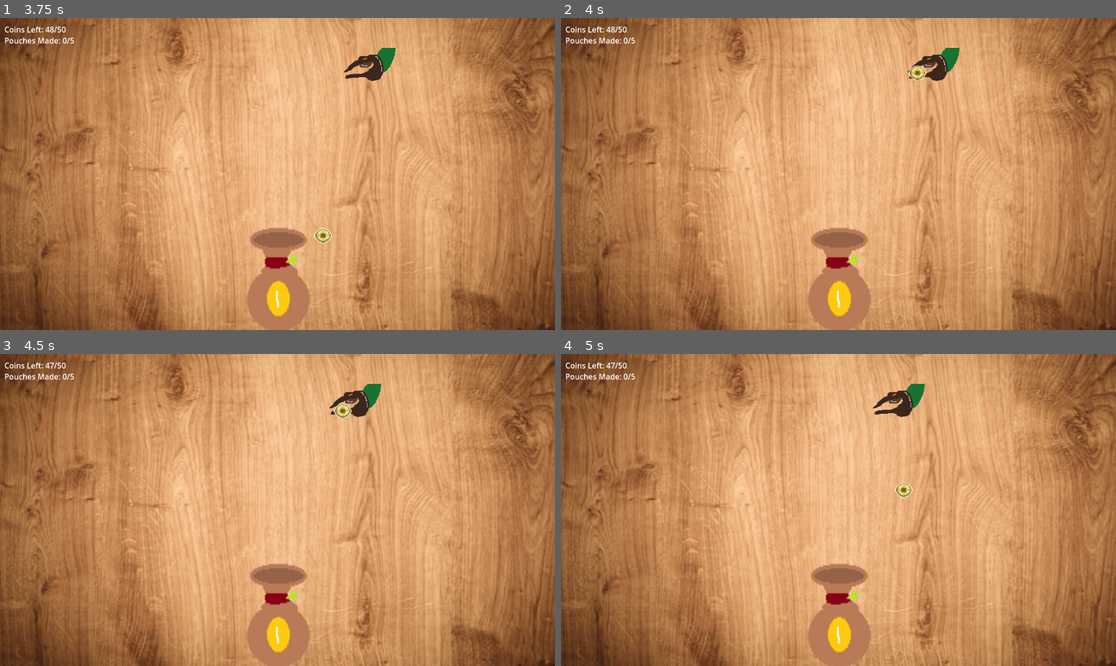
Above: before the commit, frames 1-4 (two rows, left to right).
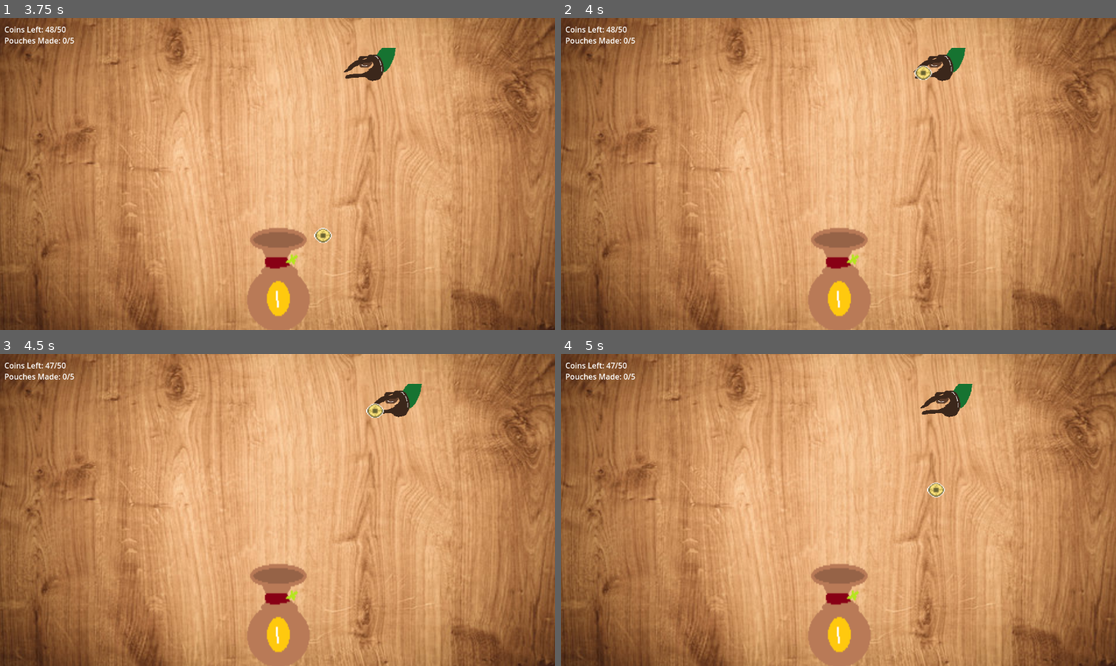
Above: after the commit, the same moments.

Repository: FKimball/2D-Game-Project
Game: Godot game, scene res://main.tscn
Same seed, same stepped clock (60 frames per second), same inputs: the game is played once before the commit and once after it. The engine's default icon, where the game draws it, is replaced by a stand-in: a white triangle on a blue panel in a dark square.
Inputs:
- Up to frame 1 (3.75 s): tap Enter (ui_accept) at 0.5, 0.77, 0.8, 1.07, 1.35, 1.52, 1.82, 2.3, 3.02, 3.32, 3.6 s; hold Right (ui_right) 0.53-2.03 s; tap Space (DropCoin) at 0.6, 1.55, 2.1, 2.85 s; hold Left (ui_left) 2.03-2.78 s; hold Right (ui_right) from 2.78 s (still down)
- Up to frame 2 (4 s): keep holding Right (ui_right); tap Enter (ui_accept) at 3.77 s
- Up to frame 3 (4.5 s): tap Enter (ui_accept) at 4.07 s; release Right (ui_right) at 4.28 s; hold Left (ui_left) from 4.28 s (still down); tap Space (DropCoin) at 4.35 s
- Up to frame 4 (5 s): keep holding Left (ui_left); tap Enter (ui_accept) at 4.52, 4.82 s

Frame 1 is identical in both runs. In frame 2, 0.5% of the frame differs, in the area x 62-73%, y 9-21%; in frame 3, 1.2%; in frame 4, 1.3%, in the area x 56-75%, y 9-47%.

Commit message:
Fully completed coin minigame
Added sound effects, win/loss screens with associated behaviors

Diff:
--- /dev/null
+++ b/2D Game Project/final_level/audio_stream_fail.gd
@@ -0,0 +1,16 @@
+extends AudioStreamPlayer2D
+
+
+# Called when the node enters the scene tree for the first time.
+func _ready() -> void:
+	pass # Replace with function body.
+
+
+# Called every frame. 'delta' is the elapsed time since the previous frame.
+func _process(delta: float) -> void:
+	pass
+
+
+
+func _on_coin_no_speed_up() -> void:
+	play() # Replace with function body.
--- /dev/null
+++ b/2D Game Project/final_level/audio_stream_player_2d.gd
@@ -0,0 +1,26 @@
+extends AudioStreamPlayer2D
+
+var playsound = true
+# Called when the node enters the scene tree for the first time.
+func _ready() -> void:
+	pass # Replace with function body.
+
+
+# Called every frame. 'delta' is the elapsed time since the previous frame.
+func _process(delta: float) -> void:
+	pass
+
+
+func _on_coin_speed_up() -> void:
+	if playsound == true:
+		play(0.0) # Replace with function body.
+
+
+
+func _on_pouch_dontplaysfx() -> void:
+	playsound = false
+	$SoundTimer.start()
+
+
+func _on_sound_timer_timeout() -> void:
+	playsound = true # Replace with function body.
--- a/2D Game Project/final_level/coindropper.tscn
+++ b/2D Game Project/final_level/coindropper.tscn
@@ -7,7 +7,11 @@
 [ext_resource type="Script" path="res://timer.gd" id="4_o1da5"]
 [ext_resource type="Texture2D" uid="uid://codkulxijnshv" path="res://Assets/Pouch.png" id="4_offin"]
 [ext_resource type="Script" path="res://pouch.gd" id="5_k2hqk"]
+[ext_resource type="AudioStream" uid="uid://ng246tpwyudt" path="res://Assets/coin_success.mp3" id="5_leoer"]
 [ext_resource type="Texture2D" uid="uid://bh26v7htpr0uv" path="res://Assets/PouchFull.png" id="5_wjcx5"]
+[ext_resource type="Script" path="res://audio_stream_player_2d.gd" id="6_p7iyk"]
+[ext_resource type="AudioStream" uid="uid://dhl62r34s1qwk" path="res://Assets/coin_fail.mp3" id="7_58qgw"]
+[ext_resource type="Script" path="res://audio_stream_fail.gd" id="7_raqij"]
 [ext_resource type="Texture2D" uid="uid://c1p1wop1ao60x" path="res://Assets/wood_bg.jpg" id="8_g1js7"]
 
 [sub_resource type="RectangleShape2D" id="RectangleShape2D_qnw3g"]
@@ -114,7 +118,7 @@
 scale = Vector2(2.41882, 1.87778)
 texture = ExtResource("8_g1js7")
 
-[node name="Button" type="Button" parent="."]
+[node name="MakePouch" type="Button" parent="."]
 offset_left = 663.0
 offset_top = 504.0
 offset_right = 886.0
@@ -122,11 +126,53 @@
 text = "POUCH FULL!
 GRAB A NEW ONE"
 
+[node name="SucessCoin" type="AudioStreamPlayer2D" parent="."]
+position = Vector2(580.5, 430)
+scale = Vector2(2.41882, 1.87778)
+stream = ExtResource("5_leoer")
+pitch_scale = 1.3
+script = ExtResource("6_p7iyk")
+
+[node name="SoundTimer" type="Timer" parent="SucessCoin"]
+wait_time = 2.6
+one_shot = true
+
+[node name="FailCoin" type="AudioStreamPlayer2D" parent="."]
+position = Vector2(576.5, 674)
+scale = Vector2(2.41882, 1.87778)
+stream = ExtResource("7_58qgw")
+pitch_scale = 1.6
+script = ExtResource("7_raqij")
+
+[node name="WinButton" type="Button" parent="."]
+offset_left = 455.0
+offset_top = 240.0
+offset_right = 695.0
+offset_bottom = 344.0
+text = "WELL DONE! LET'S GO
+DISTRIBUTE THE COINS!"
+
+[node name="ResetButton" type="Button" parent="."]
+offset_left = 455.0
+offset_top = 242.0
+offset_right = 695.0
+offset_bottom = 342.0
+text = "YOU DID NOT MAKE
+ ENOUGH COIN POUCHES!
+
+TRY AGAIN"
+
 [connection signal="body_entered" from="Area2D Nothing" to="Coin" method="_on_area_2d_nothing_body_entered"]
 [connection signal="full_pouch" from="Coin" to="Pouch" method="_on_coin_full_pouch"]
 [connection signal="no_speed_up" from="Coin" to="Timer" method="_on_coin_no_speed_up"]
+[connection signal="no_speed_up" from="Coin" to="FailCoin" method="_on_coin_no_speed_up"]
+[connection signal="speed_up" from="Coin" to="Hand" method="_on_coin_speed_up"]
 [connection signal="speed_up" from="Coin" to="Timer" method="_on_coin_speed_up"]
-[connection signal="speed_up" from="Coin" to="Hand" method="_on_coin_speed_up"]
+[connection signal="speed_up" from="Coin" to="SucessCoin" method="_on_coin_speed_up"]
+[connection signal="dontplaysfx" from="Pouch" to="SucessCoin" method="_on_pouch_dontplaysfx"]
 [connection signal="body_entered" from="Pouch/Area2D" to="Coin" method="_on_area_2d_body_entered"]
 [connection signal="timeout" from="Timer" to="Coin" method="_on_timer_timeout"]
-[connection signal="pressed" from="Button" to="Coin" method="_on_button_pressed"]
+[connection signal="pressed" from="MakePouch" to="Coin" method="_on_make_pouch_pressed"]
+[connection signal="timeout" from="SucessCoin/SoundTimer" to="SucessCoin" method="_on_sound_timer_timeout"]
+[connection signal="pressed" from="WinButton" to="Coin" method="_on_win_button_pressed"]
+[connection signal="pressed" from="ResetButton" to="Coin" method="_on_reset_button_pressed"]
--- a/2D Game Project/final_level/coins.gd
+++ b/2D Game Project/final_level/coins.gd
@@ -11,6 +11,7 @@
 var pouches_done = 0
 var button_visible = false
 var is_dropping = false
+var wait_outcome = true
 
 
 
@@ -19,7 +20,9 @@
 	visible = true # Replace with function body.
 	freeze = true
 	position.x  = $"../Hand".position.x - 32
-	$"../Button".visible = false
+	$"../MakePouch".visible = false
+	$"../WinButton".visible = false
+	$"../ResetButton".visible = false
 
 var queue_teleport: Vector2
 func _integrate_forces(state: PhysicsDirectBodyState2D) -> void: #FUNCTION TO AVOID SNAP-BACK BUG. SOURCE: https://forum.godotengine.org/t/when-changing-the-position-of-my-object-it-teleports-back-to-where-it-was-before-for-no-reason/78354/7
@@ -34,7 +37,7 @@
 	$"../Label".text = "Coins Left: " + str(score) + "/50"
 	$"../Label2".text = "Pouches Made: " + str(pouches_done) + "/5"
 	position.x += speed
-	if position.x >= 744:
+	if position.x >= 794:
 		speed = speed*-1
 	elif position.x <= 244:
 		speed = speed*-1
@@ -47,7 +50,7 @@
 			freeze = false
 			is_dropping = true
 			queue_teleport = Vector2($"../Hand".position.x - 32,replay_position_y)
-
+			wait_outcome = true
 
 	if (pouch_score_reset == 5):
 		$"../Pouch".play("become_full")
@@ -56,13 +59,27 @@
 		is_dropping = true
 
 	if button_visible == true:
-		$"../Button".visible = true
+		$"../MakePouch".visible = true
 		visible = false
 	else:
 		visible = true
 
-	if (score == 0 || pouches_done == 5):
-		get_tree().change_scene_to_file("res://main.tscn")
+	if score == 0 && wait_outcome == false:
+		$"../ResetButton".visible = true
+		$"../Hand".speed = 0
+		visible = false
+	elif pouches_done == 5:
+		$"../WinButton".visible = true
+		$"../Hand".speed = 0
+		visible = false
+
+func _on_win_button_pressed() -> void:
+	get_tree().change_scene_to_file("res://main.tscn")
+
+
+func _on_reset_button_pressed() -> void:
+	get_tree().reload_current_scene()
+
 
 
 
@@ -75,6 +92,8 @@
 	position.x = $"../Hand".position.x - 32
 	pouch_score_reset += 1
 	is_dropping = false
+	if pouches_done <4:
+		wait_outcome = false
 
 
 
@@ -86,6 +105,7 @@
 	speed = $"../Hand".speed
 	position.x  = $"../Hand".position.x - 32
 	is_dropping = false
+	wait_outcome = false
 
 
 func freeze_coin() -> void:
@@ -96,9 +116,10 @@
 	visible = true
 
 
-func _on_button_pressed() -> void:
+
+func _on_make_pouch_pressed() -> void:
 	emit_signal("full_pouch")
 	pouches_done += 1
 	button_visible = false
-	$"../Button".visible = false
-	is_dropping = false
+	$"../MakePouch".visible = false
+	is_dropping = false # Replace with function body.
--- a/2D Game Project/final_level/hand.gd
+++ b/2D Game Project/final_level/hand.gd
@@ -9,7 +9,7 @@
 # Called every frame. 'delta' is the elapsed time since the previous frame.
 func _process(_delta: float) -> void:
 	position.x += speed
-	if position.x >= 776:
+	if position.x >= 826:
 		speed = speed*-1
 	elif position.x <= 276:
 		speed = speed*-1
--- a/2D Game Project/final_level/pouch.gd
+++ b/2D Game Project/final_level/pouch.gd
@@ -2,6 +2,8 @@
 
 var full = false
 var go_back = false
+
+signal dontplaysfx
 
 # Called when the node enters the scene tree for the first time.
 func _ready() -> void:
@@ -11,16 +13,16 @@
 # Called every frame. 'delta' is the elapsed time since the previous frame.
 func _process(delta: float) -> void:
 	if full == true:
-		position.x -= 2
+		position.x -= 2.7
 	if position.x <= -200:
 		play("become_empty")
 		full = false
 		go_back = true
 	if go_back == true:
-		position.x += 2
+		position.x += 2.7
 	if position.x >= 576:
 		go_back = false
 
-
 func _on_coin_full_pouch() -> void:
 	full = true
+	emit_signal("dontplaysfx")
Not shown, added: 2D Game Project/final_level/Assets/coin_fail.mp3.import
Not shown, added: 2D Game Project/final_level/Assets/coin_success.mp3.import
Not shown: 1 places in 2D Game Project/final_level/coindropper.tscn that only renumber resources
Not shown, added: 2D Game Project/Assets/coin_fail.mp3
Not shown, added: 2D Game Project/Assets/coin_success.mp3
Not shown, added: 2D Game Project/final_level/Assets/coin_fail.mp3
Not shown, added: 2D Game Project/final_level/Assets/coin_success.mp3
